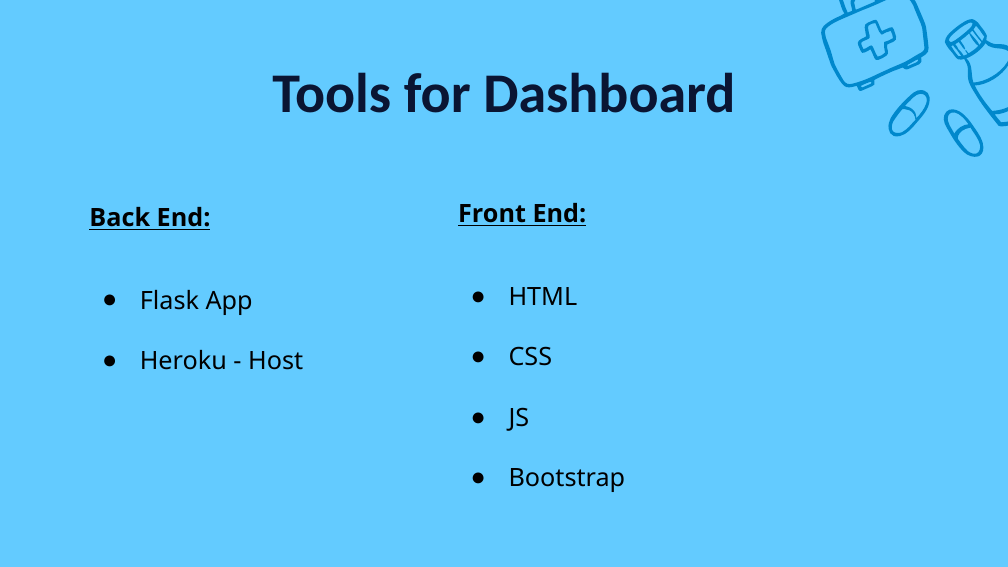
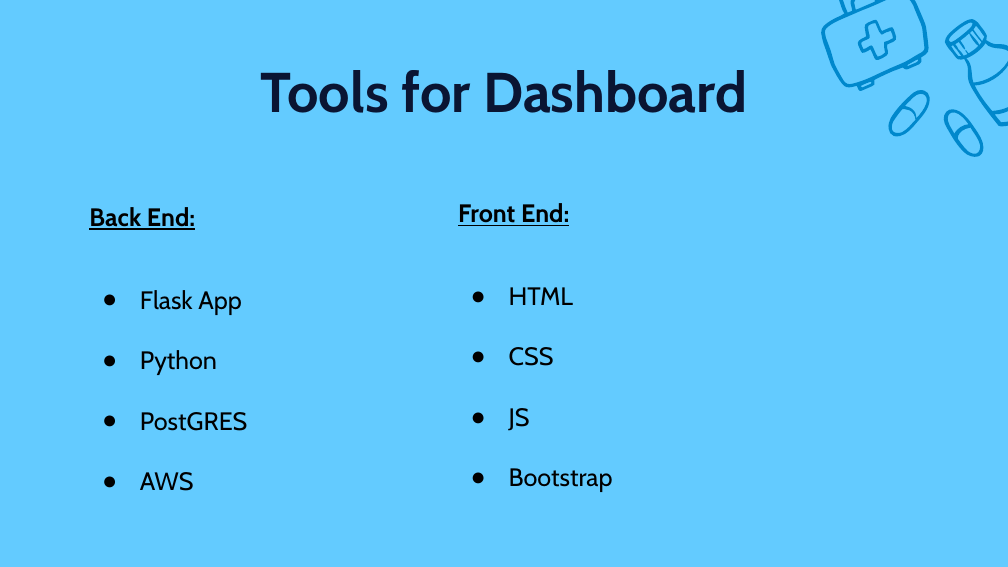
Before and after one commit to enrique-bustamante/Group2_Cardiovascular_Project, a slide deck: slide 7 of CardiovascularDiseasePresentation.pptx (slide 5 before the commit). Drawn at 1008x567 pixels with LibreOffice and Linux fonts; fonts in the diff are those of the drawing. Boxes give left, top, right and bottom in pixels: in the first picture for what was removed or moved away, otherwise in the second. Text is boxed around its words. In the diff, an @@ line names an element or a change of style, - is before the commit and + after.

Commit message:
Updating Interactive Features of Dashboard

```diff
--- a/CardiovascularDiseasePresentation.pptx
+++ b/CardiovascularDiseasePresentation.pptx
@@ title "Tools for Dashboard" at box(261, 70, 747, 113): font Calibri to Cabin @@
@@ text "Front End:" at box(458, 203, 613, 492): font Noto Sans to Cabin @@
@@ subtitle at box(89, 207, 242, 315): font Noto Sans to Cabin in "Back End:", "Flask App" @@
@@ subtitle at box(140, 350, 248, 491): text changed; font Noto Sans to Cabin @@
-● Heroku - Host
+● Python
+● PostGRES
+● AWS
```
Also in this commit, not shown: 7 other slides changed, 8 slides added, 3 slides removed.
